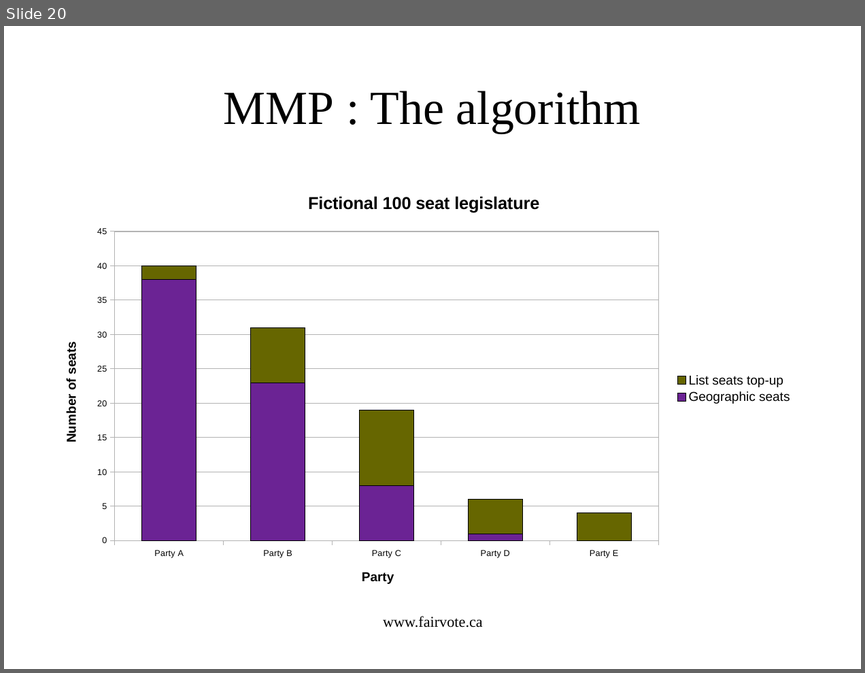
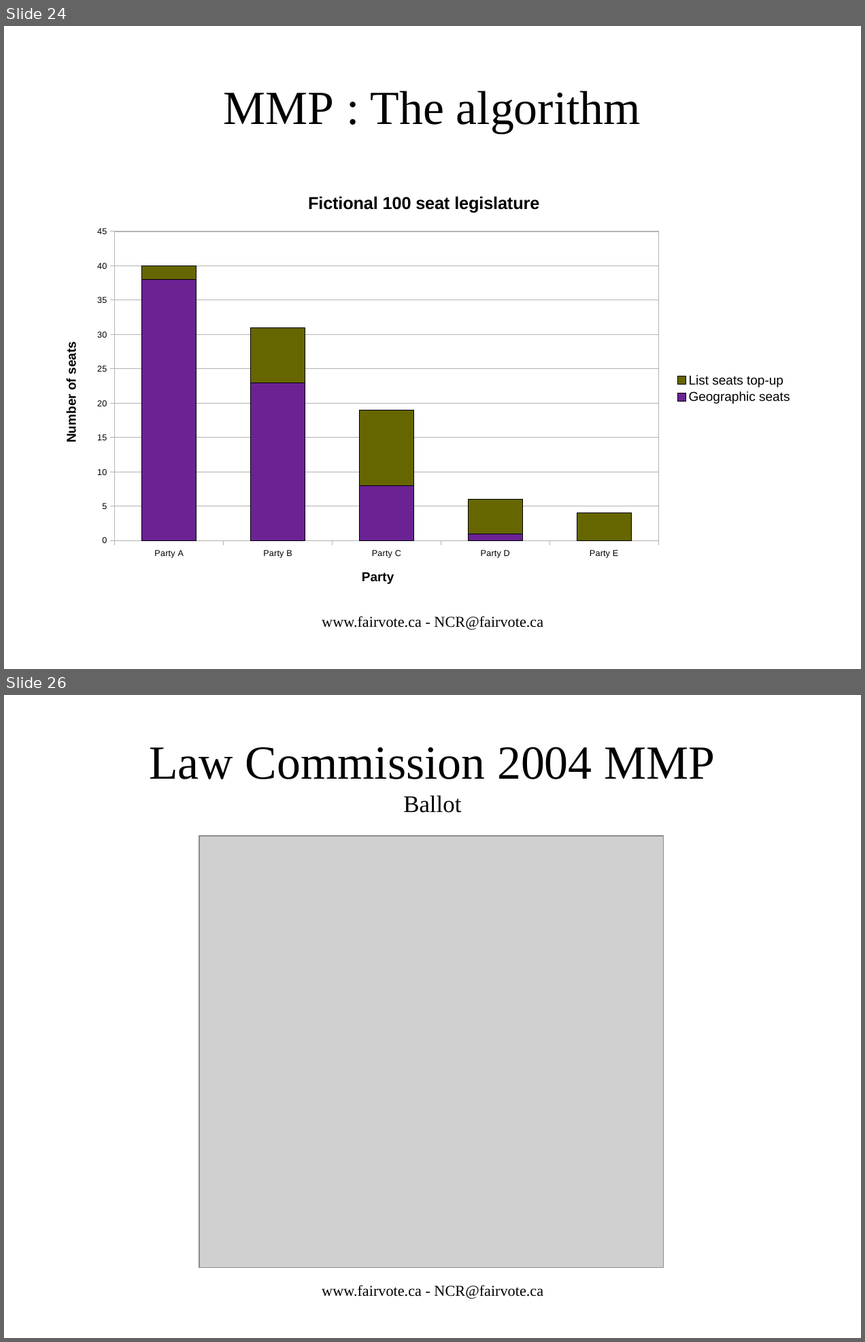
Before and after one commit to cyclingzealot/fvc_presentation, a slide deck: votingSystems.odp. Shown one above the other, each under a label of ours: slide 20 before the commit, slides 24 and 26 after it; the slides between them are not shown. The pictures are 865x673 and 865x1342 pixels, drawn with LibreOffice and Linux fonts; fonts in the diff are those of the drawing; grey boxes stand for pictures. Boxes give left, top, right and bottom in pixels: in the first picture for what was removed or moved away, otherwise in the second. Text is boxed around its words. In the diff, an @@ line names an element or a change of style, - is before the commit and + after.

```diff
--- a/votingSystems.odp
+++ b/votingSystems.odp
@@ slide 26 added at (x1=4, y1=695, x2=861, y2=1338), background #FFFFFF @@
@@ title added at (x1=149, y1=747, x2=715, y2=813), 44 pt, text #000000 @@
+Law Commission 2004 MMP
+Ballot
@@ picture added at (x1=199, y1=836, x2=664, y2=1268) @@
@@ text added at (x1=322, y1=1285, x2=543, y2=1299), 14 pt, text #000000 @@
+www.fairvote.ca - NCR@fairvote.ca
@@ what was slide 20 is now slide 24 @@
@@ slide 24 changed as well @@
@@ text at (x1=322, y1=616, x2=543, y2=630): text changed @@
-www.fairvote.ca
+www.fairvote.ca - NCR@fairvote.ca
```
Also in this commit, not shown: 56 other slides changed, 8 other slides added, 8 other files.
